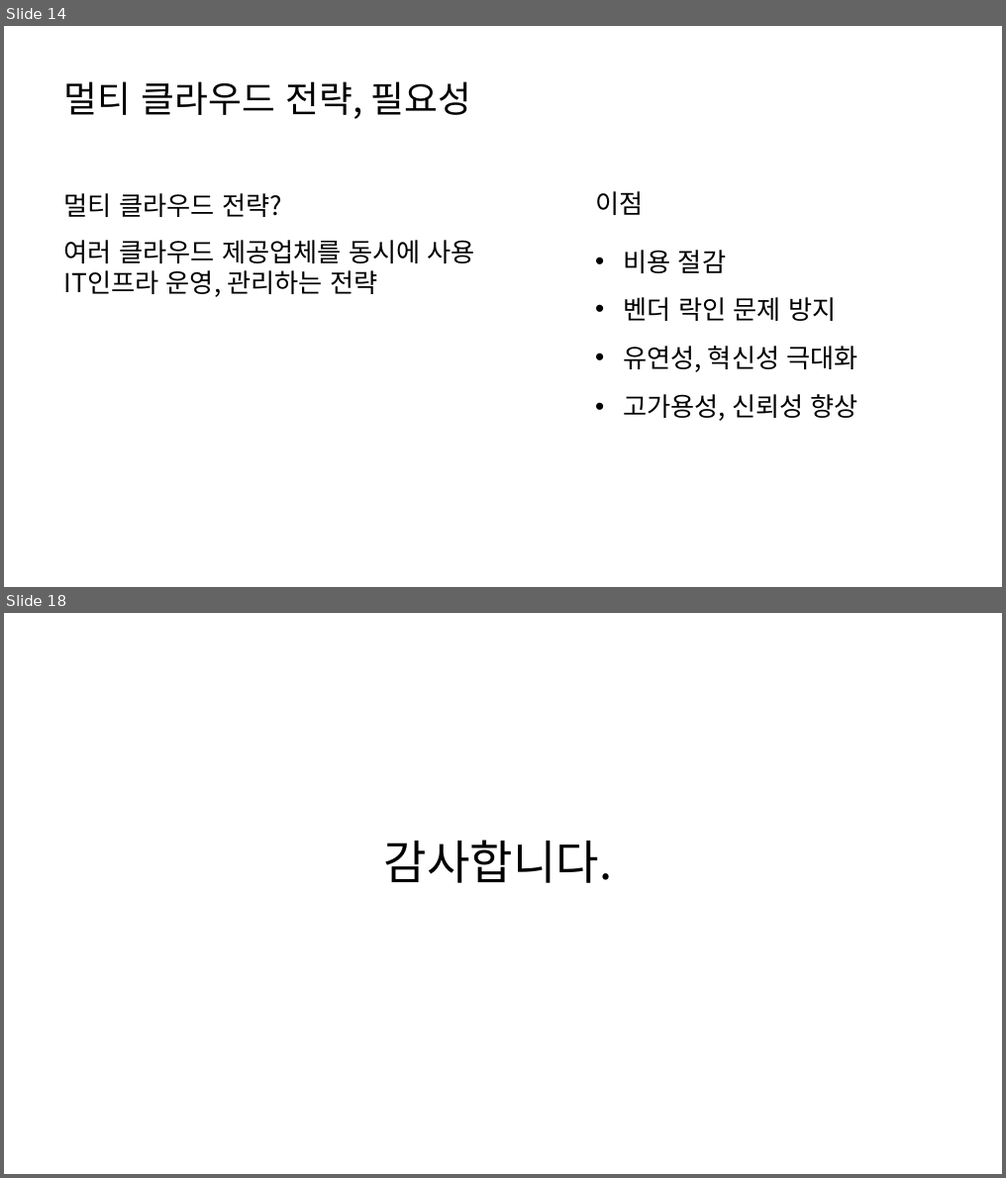
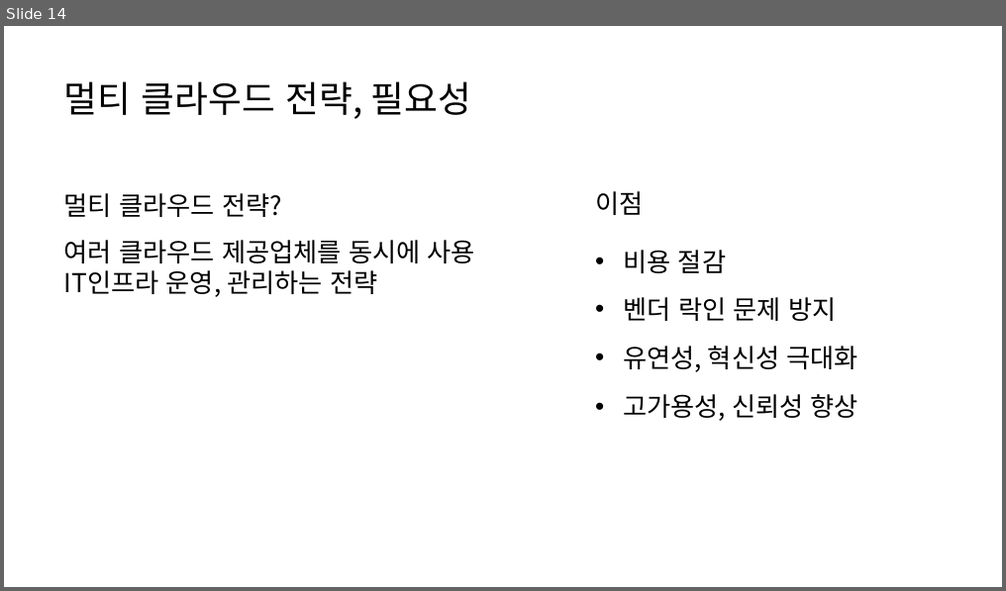
Before and after one commit to gangtaeg/cloud, a slide deck: 클라우드 네트워킹.pptx. Shown one above the other, each under a label of ours: slides 14 and 18 before the commit, slide 14 after it; the slides between them are not shown. The pictures are 1006x1178 and 1006x591 pixels, drawn with LibreOffice and Linux fonts; fonts in the diff are those of the drawing. Boxes give left, top, right and bottom in pixels: in the first picture for what was removed or moved away, otherwise in the second. Text is boxed around its words. In the diff, an @@ line names an element or a change of style, - is before the commit and + after.

```diff
--- a/클라우드 네트워킹.pptx
+++ b/클라우드 네트워킹.pptx
@@ slide 18 removed at (x1=4, y1=613, x2=1002, y2=1174), background #FFFFFF @@
@@ text removed at (x1=384, y1=840, x2=613, y2=883) @@
-감사합니다.
```
Also in this commit, not shown: 6 slides changed, 1 other slide removed, 19 other files.
